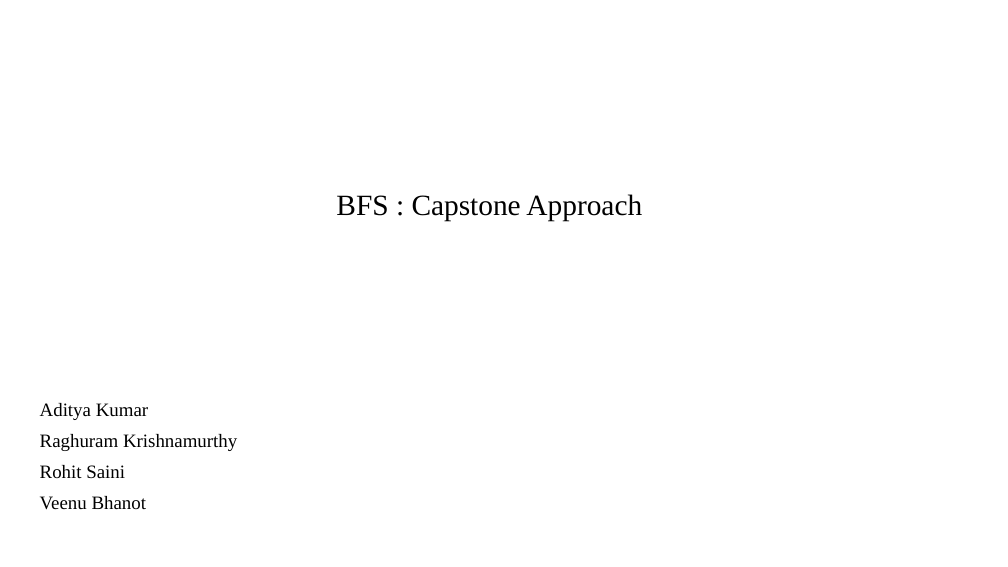
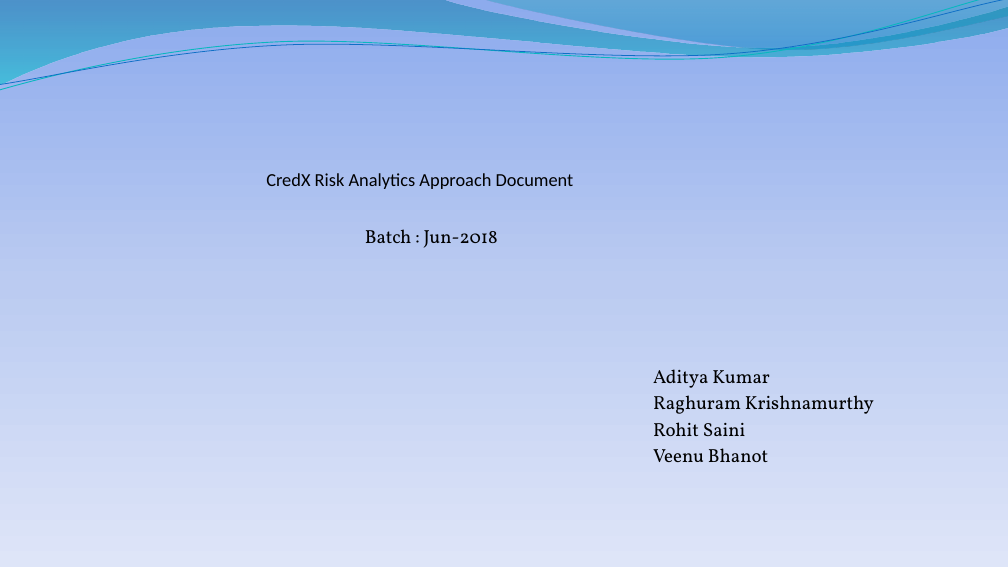
Before and after one commit to bfsi-capstone/CredxCapstoneDFS14, a slide deck: slide 1 of BFS_Capstone_Approach.pptx. Drawn at 1008x567 pixels with LibreOffice and Linux fonts; fonts in the diff are those of the drawing; background and template pictures are left out. Boxes give left, top, right and bottom in pixels: in the first picture for what was removed or moved away, otherwise in the second. Text is boxed around its words. In the diff, an @@ line names an element or a change of style, - is before the commit and + after.

```diff
--- a/BFS_Capstone_Approach.pptx
+++ b/BFS_Capstone_Approach.pptx
@@ background #FFFFFF to picture (left out) @@
@@ freeform shape added at [0,0,1008,85], fill gradient #0074A1 to #00C6CF @@
@@ freeform shape added at [0,0,1008,94], outline #0AB8BF 0.85 pt @@
@@ freeform shape added at [0,0,1008,90], outline #0F6FC6 0.75 pt @@
@@ freeform shape added at [483,0,1008,52], fill gradient #00A1A9 to #008BBF @@
@@ table added at [266,166,640,196], 1 rows, 1 columns @@
+CredX Risk Analytics Approach Document
@@ title removed at [336,194,642,221] @@
-BFS : Capstone Approach
@@ text added at [365,229,498,248], 18 pt, text #000000 @@
+Batch : Jun-2018
@@ text "Aditya Kumar": place and size @@
-text "Aditya Kumar" at [40,403,237,510]
+text "Aditya Kumar" at [653,369,874,462]
@@ text "Aditya Kumar" at [653,369,874,462]: font Times New Roman to Vollkorn; line spacing 0.9 to 1; less space between paragraphs @@
```
Also in this commit, not shown: 10 other slides changed, 4 slides added, 6 slides removed.
